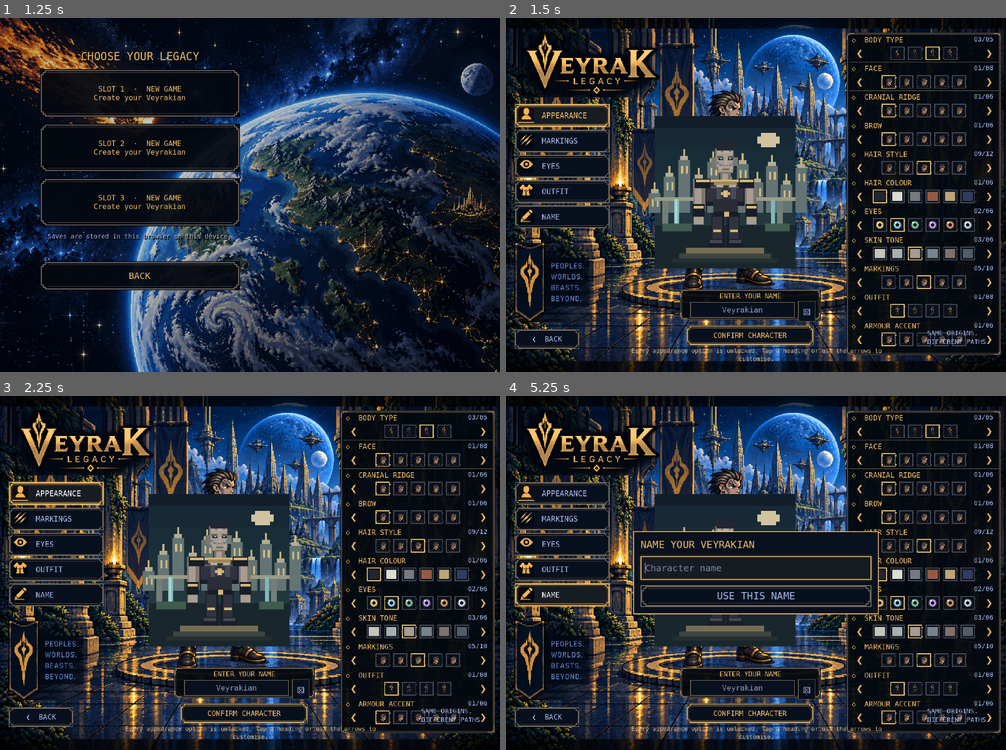
Above: before the commit, frames 1-4 (two rows, left to right).
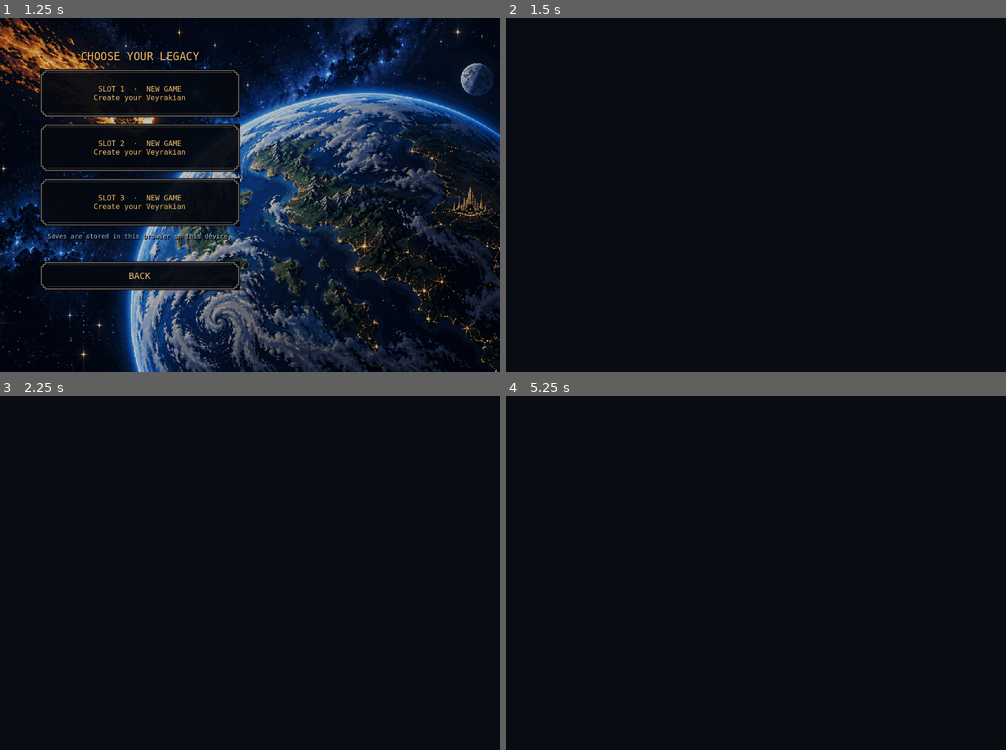
Above: after the commit, the same moments.

Repository: marleyharris2033-ship-it/Veyrak-legacy-
Game: Godot game, scene res://home.tscn
Two runs of this game, one before a commit and one after it. Both use one fixed random seed, a clock stepped at 60 frames per second and the inputs below.
Inputs (mouse positions are in pixels of both pictures, inside the frame that each line leads up to):
- Up to frame 1 (1.25 s): click "START" at 0.5 s
- Up to frame 2 (1.5 s): click "SLOT 1 · NEW GAME Create your…" at 1.25 s
- Up to frame 3 (2.25 s): click (55, 495) at 2 s, where only the run before the commit has a clickable "APPEARANCE"
- Up to frame 4 (5.25 s): click (561, 519) at 2.75 s, where only the run before the commit has a clickable "MARKINGS"; click (561, 544) at 3.5 s, where only the run before the commit has a clickable "EYES"; click (561, 569) at 4.25 s, where only the run before the commit has a clickable "OUTFIT"; click (561, 594) at 5 s, where only the run before the commit has a clickable "NAME"

Frame 1 is identical in both runs. In frame 2, 51% of the frame differs, in the area x 0-100%, y 0-100%; in frame 3, 51%; in frame 4, 43%.
Error after the commit: Parse Error: Identifier "live_character" not declared in the current scope. (res://scripts/reference_creator.gd:260)

Commit message:
Restore approved Veyrakian artwork in character creator

Diff:
--- a/scripts/reference_creator.gd
+++ b/scripts/reference_creator.gd
@@ -5,7 +5,6 @@
 const OrnateButton = preload("res://scripts/ornate_button.gd")
 const BACKGROUND = preload("res://assets/creator/veyathuun-background-v1.png")
 const CHARACTER = preload("res://assets/creator/veyrakian-default-v1.png")
-const PixelPortrait = preload("res://scripts/portrait.gd")
 const REFERENCE = preload("res://assets/creator/layout-reference.jpeg")
 const PALETTE = preload("res://assets/creator/character_palette.gdshader")
 const GOLD = Color("efbb64")
@@ -20,7 +19,6 @@
 var background: TextureRect
 var scene_background: TextureRect
 var warrior: TextureRect
-var live_character: Control
 var warrior_material: ShaderMaterial
 var name_input: LineEdit
 var status: Label
@@ -148,10 +146,6 @@
 	warrior_material = ShaderMaterial.new()
 	warrior_material.shader = PALETTE
 	warrior.material = warrior_material
-	live_character = PixelPortrait.new()
-	live_character.show_face = false
-	live_character.mouse_filter = Control.MOUSE_FILTER_IGNORE
-	canvas.add_child(live_character)
 	var category_names = ["APPEARANCE", "MARKINGS", "EYES", "OUTFIT", "NAME"]
 	for i in range(5):
 		var button = _button(canvas, category_names[i], func(): _category(i))
@@ -320,7 +314,6 @@
 				var colours = VeyrakProfile.SKIN_COLOURS if key == "skin" else (VeyrakProfile.HAIR_COLOURS if key == "hair_colour" else VeyrakProfile.EYE_COLOURS)
 				tile.tint = Color(colours[tile.option_index])
 			tile.queue_redraw()
-	live_character.update_character(profile)
 	warrior_material.set_shader_parameter("skin_tone", Color(VeyrakProfile.SKIN_COLOURS[profile.skin]))
 	warrior_material.set_shader_parameter("hair_tone", Color(VeyrakProfile.HAIR_COLOURS[profile.hair_colour]))
 	warrior_material.set_shader_parameter("eye_tone", Color(VeyrakProfile.EYE_COLOURS[profile.eyes]))
